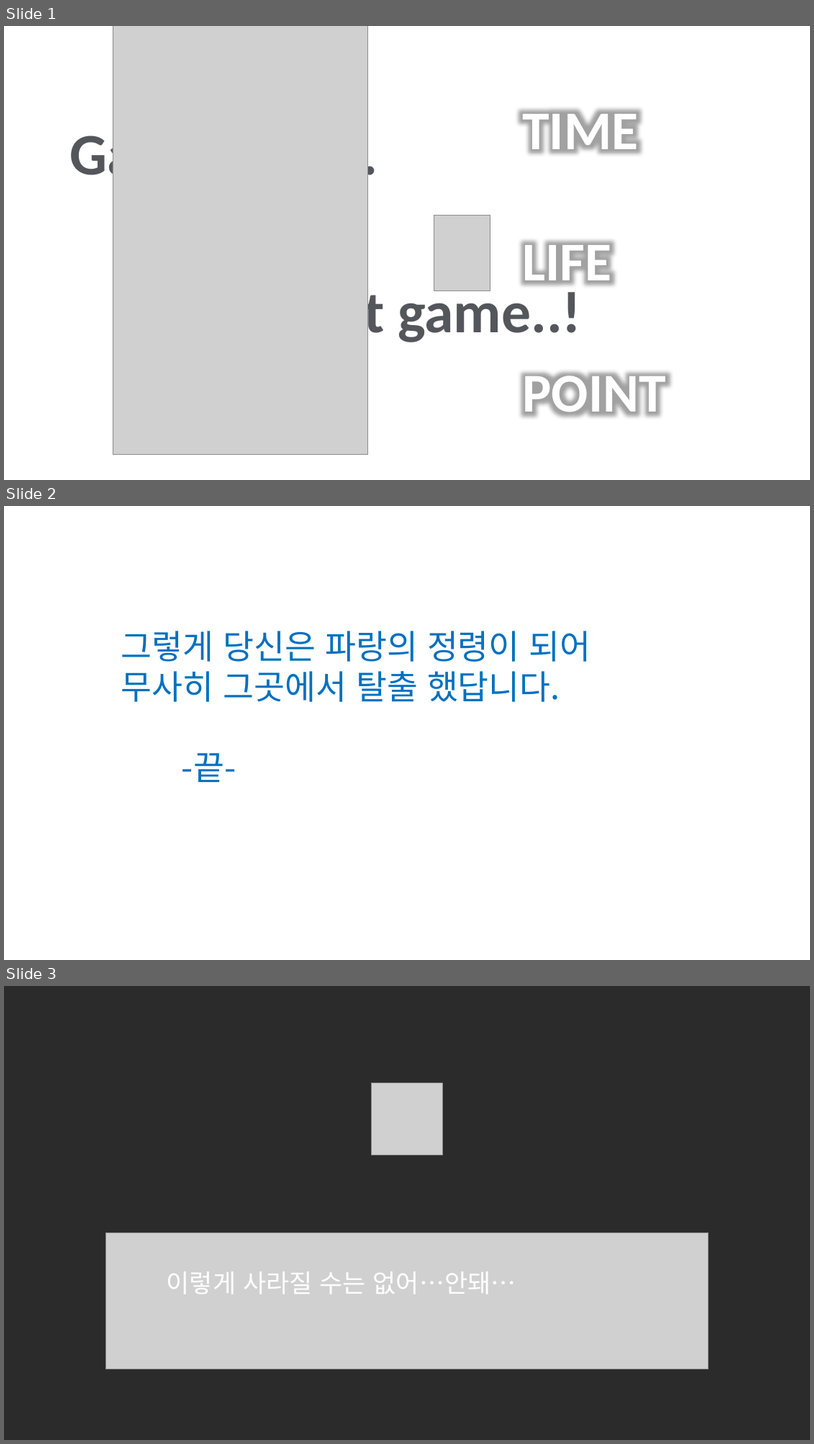
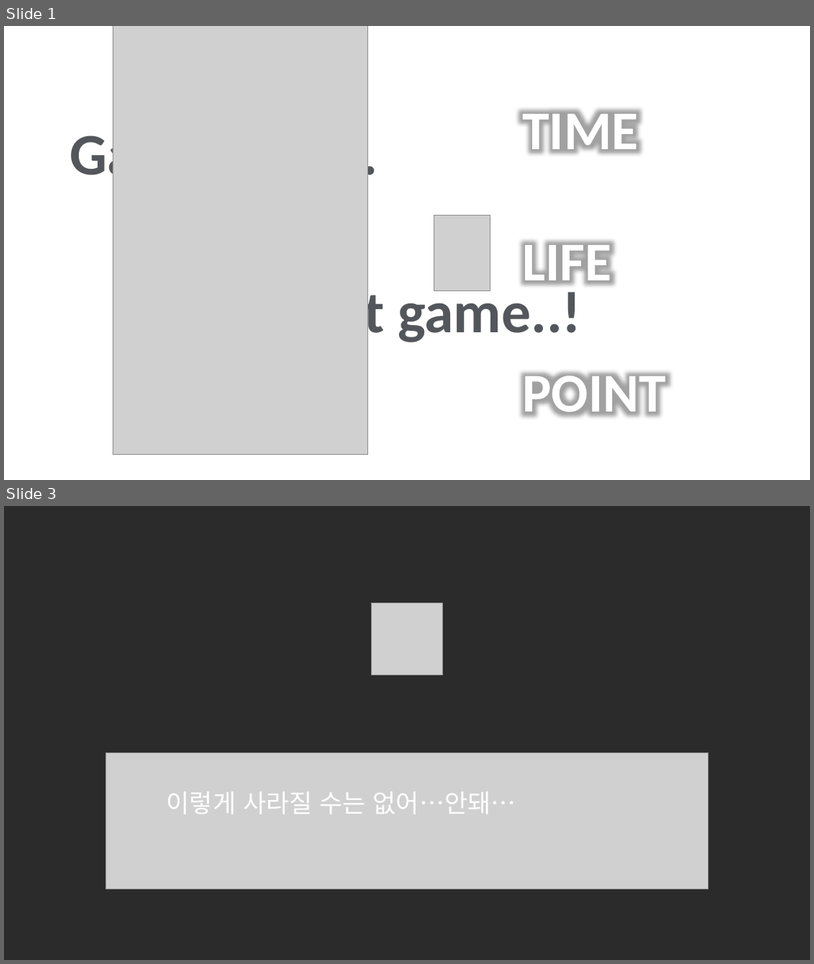
Before and after one commit to Dev-YoonLim/2DGP_YJW, a slide deck: Game_Project/ch1/작업용 PPT3.pptx. Shown one above the other, each under a label of ours: slides 1, 2 and 3 before the commit, slides 1 and 3 after it; the slides between them are not shown. The pictures are 814x1444 and 814x964 pixels, drawn with LibreOffice and Linux fonts; fonts in the diff are those of the drawing; grey boxes stand for pictures; background and template pictures are left out; a plain dark background stands for a picture behind light text. Boxes give left, top, right and bottom in pixels: in the first picture for what was removed or moved away, otherwise in the second. Text is boxed around its words. In the diff, an @@ line names an element or a change of style, - is before the commit and + after.

```diff
--- a/Game_Project/ch1/작업용 PPT3.pptx
+++ b/Game_Project/ch1/작업용 PPT3.pptx
@@ slide 2 removed at bbox=[4, 506, 810, 960], background picture (left out) @@
@@ text removed at bbox=[121, 631, 592, 782] @@
-그렇게 당신은 파랑의 정령이 되어
-무사히 그곳에서 탈출 했답니다.
--끝-
```
Also in this commit, not shown: 5 slides added, 1 other slide removed, 36 other files.
